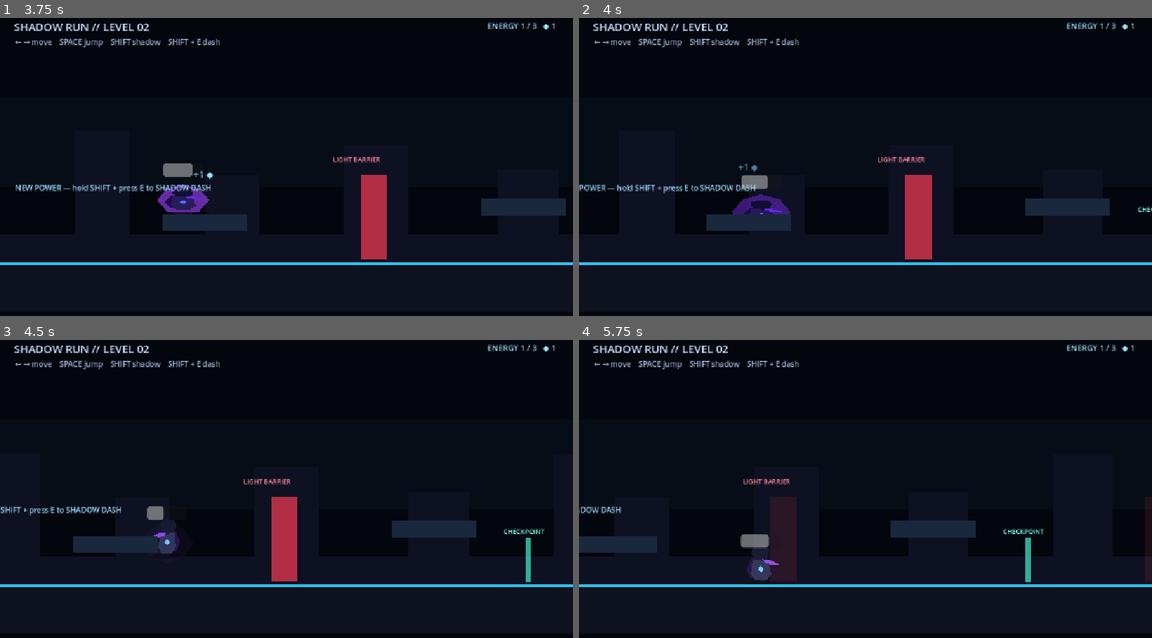
Above: before the commit, frames 1-4 (two rows, left to right).
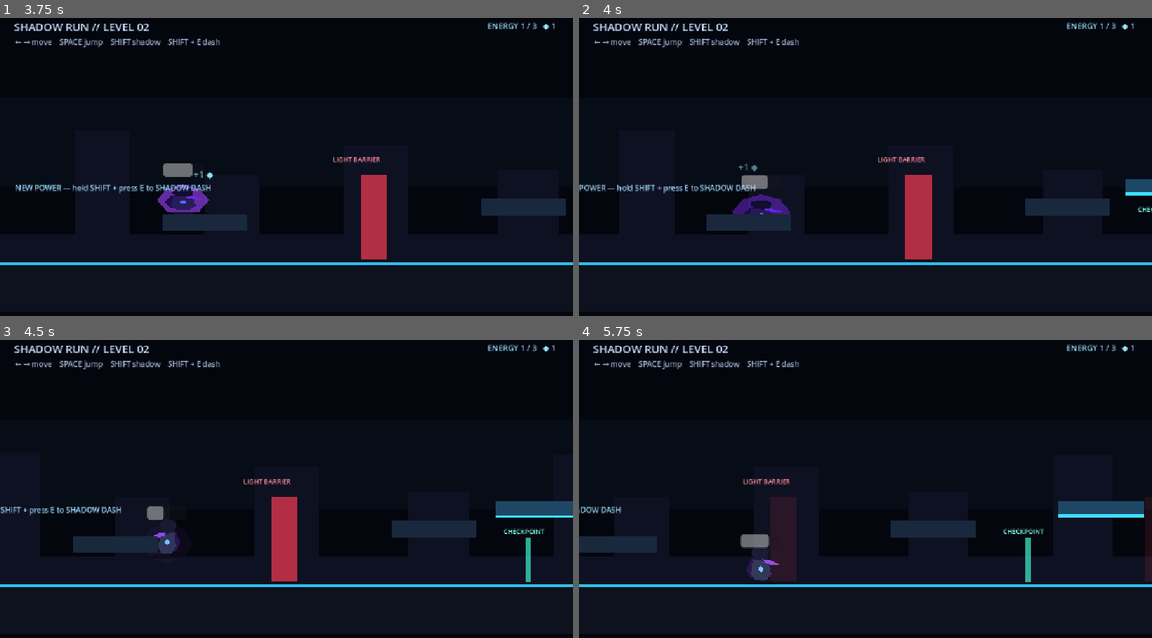
Above: after the commit, the same moments.

Repository: Yass29/shadow-run
Game: Godot game, scene res://level2.tscn
Two runs of this game, one before a commit and one after it. Both use one fixed random seed, a clock stepped at 60 frames per second and the inputs below. This scene is started directly instead of the project's main scene.
Inputs:
- Up to frame 1 (3.75 s): tap E at 0.5, 1.25, 2, 3.5 s; hold Right (ui_right) 0.53-2.03 s; tap R at 0.6, 2.85 s; tap Enter (ui_accept) at 0.77, 1.52, 3.02 s; tap Shift at 1.35 s; hold Left (ui_left) 2.03-2.78 s; hold E 2.03-2.78 s; hold Right (ui_right) from 2.78 s (still down); hold Shift from 3.53 s (still down)
- Up to frame 2 (4 s): keep holding Right (ui_right); keep holding Shift; tap Enter (ui_accept) at 3.77 s
- Up to frame 3 (4.5 s): tap E at 4.25, 4.35 s; release Right (ui_right) at 4.28 s; release Shift at 4.28 s; hold Left (ui_left) from 4.28 s (still down)
- Up to frame 4 (5.75 s): tap Enter (ui_accept) at 4.52 s; release Left (ui_left) at 5.03 s; hold Right (ui_right) from 5.03 s (still down); tap R at 5.1 s

Frame 1 is identical in both runs. In frame 2, 0.3% of the frame differs, in the area x 95-100%, y 54-60%; in frame 3, 0.7%; in frame 4, 0.8%, in the area x 83-99%, y 54-60%.

Commit message:
Polish level2.tscn with dynamic level elements

Diff:
--- a/level2.tscn
+++ b/level2.tscn
@@ -6,6 +6,7 @@
 [ext_resource type="Script" path="res://level2.gd" id="4_level"]
 [ext_resource type="Script" path="res://light_beam.gd" id="5_beam"]
 [ext_resource type="Script" path="res://level2_exit.gd" id="6_exit"]
+[ext_resource type="Script" path="res://moving_platform.gd" id="8_move"]
 
 [sub_resource type="RectangleShape2D" id="PlayerShape"]
 size = Vector2(40, 68)
@@ -217,6 +218,40 @@
 text = "CORE"
 horizontal_alignment = 1
 
+[node name="MovingPlatformA" type="AnimatableBody2D" parent="."]
+position = Vector2(1460, 360)
+script = ExtResource("8_move")
+travel = Vector2(210, 0)
+speed = 1.15
+
+[node name="CollisionShape2D" type="CollisionShape2D" parent="MovingPlatformA"]
+shape = SubResource("PlatformShape")
+
+[node name="Visual" type="Polygon2D" parent="MovingPlatformA"]
+polygon = PackedVector2Array(-85, -17, 85, -17, 85, 17, -85, 17)
+color = Color(0.12, 0.28, 0.40, 1)
+
+[node name="Glow" type="Polygon2D" parent="MovingPlatformA"]
+polygon = PackedVector2Array(-85, 11, 85, 11, 85, 17, -85, 17)
+color = Color(0.25, 0.88, 1, 1)
+
+[node name="MovingPlatformB" type="AnimatableBody2D" parent="."]
+position = Vector2(2360, 390)
+script = ExtResource("8_move")
+travel = Vector2(0, -105)
+speed = 1.45
+phase = 1.4
+
+[node name="CollisionShape2D" type="CollisionShape2D" parent="MovingPlatformB"]
+shape = SubResource("PlatformShape")
+
+[node name="Visual" type="Polygon2D" parent="MovingPlatformB"]
+polygon = PackedVector2Array(-85, -17, 85, -17, 85, 17, -85, 17)
+color = Color(0.12, 0.28, 0.40, 1)
+
+[node name="Glow" type="Polygon2D" parent="MovingPlatformB"]
+polygon = PackedVector2Array(-85, 11, 85, 11, 85, 17, -85, 17)
+color = Color(0.25, 0.88, 1, 1)
 [node name="HUD" type="CanvasLayer" parent="."]
 
 [node name="Title" type="Label" parent="HUD"]
Not shown: 1 places in level2.tscn that only renumber resources
